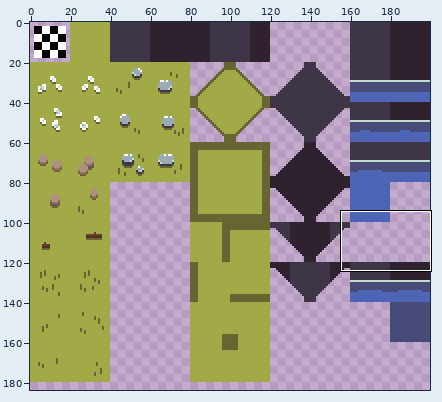
A sprite sheet gets an edit: tilesets/grassPropsTileSet/output_tileset.png. Above: a wide view before the commit, with the close-up outlined.
Close-up. Old version:
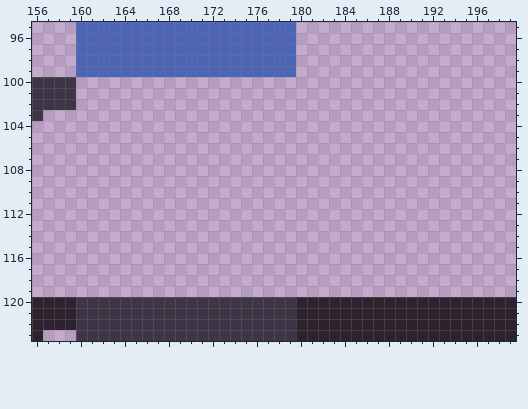
The file is 200x200 pixels. Shown: x 156..199, y 95..123. The wide view leaves out empty margins. The commit also changed other parts of the picture, which this record leaves out.
Once edited:
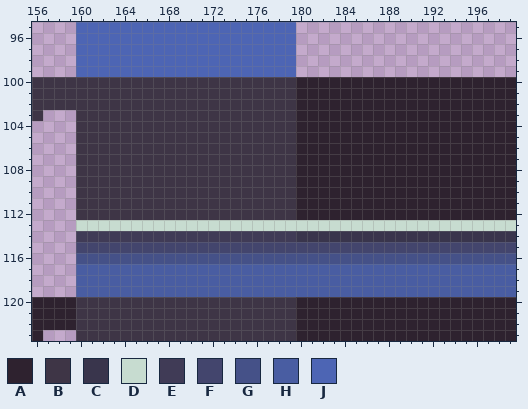
Palette (. is transparent): A #2e222f  B #3e3546  C #39354c  D #c7dcd0  E #403b56  F #43456d  G #455188  H #495da2  J #4d65b4
The exact change:
Changed rows in their new state; - is an unchanged pixel.
first column x 160:
100 BBBBBBBBBBBBBBBBBBBBAAAAAAAAAAAAAAAAAAAA
101 BBBBBBBBBBBBBBBBBBBBAAAAAAAAAAAAAAAAAAAA
102 BBBBBBBBBBBBBBBBBBBBAAAAAAAAAAAAAAAAAAAA
103 BBBBBBBBBBBBBBBBBBBBAAAAAAAAAAAAAAAAAAAA
104 BBBBBBBBBBBBBBBBBBBBAAAAAAAAAAAAAAAAAAAA
105 BBBBBBBBBBBBBBBBBBBBAAAAAAAAAAAAAAAAAAAA
106 BBBBBBBBBBBBBBBBBBBBAAAAAAAAAAAAAAAAAAAA
107 BBBBBBBBBBBBBBBBBBBBAAAAAAAAAAAAAAAAAAAA
108 BBBBBBBBBBBBBBBBBBBBAAAAAAAAAAAAAAAAAAAA
109 BBBBBBBBBBBBBBBBBBBBAAAAAAAAAAAAAAAAAAAA
110 BBBBBBBBBBBBBBBBBBBBAAAAAAAAAAAAAAAAAAAA
111 BBBBBBBBBBBBBBBBBBBBAAAAAAAAAAAAAAAAAAAA
112 BBBBBBBBBBBBBBBBBBBBAAAAAAAAAAAAAAAAAAAA
113 DDDDDDDDDDDDDDDDDDDDDDDDDDDDDDDDDDDDDDDD
114 EEEEEEEEEEEEEEEEEEEECCCCCCCCCCCCCCCCCCCC
115 FFFFFFFFFFFFFFFFFFFFFFFFFFFFFFFFFFFFFFFF
116 GGGGGGGGGGGGGGGGGGGGGGGGGGGGGGGGGGGGGGGG
117 HHHHHHHHHHHHHHHHHHHHHHHHHHHHHHHHHHHHHHHH
118 HHHHHHHHHHHHHHHHHHHHHHHHHHHHHHHHHHHHHHHH
119 HHHHHHHHHHHHHHHHHHHHHHHHHHHHHHHHHHHHHHHH
Pixel boxes of the changes (left, top, right, bottom) in both close-ups:
added: (76, 77, 516, 297)
